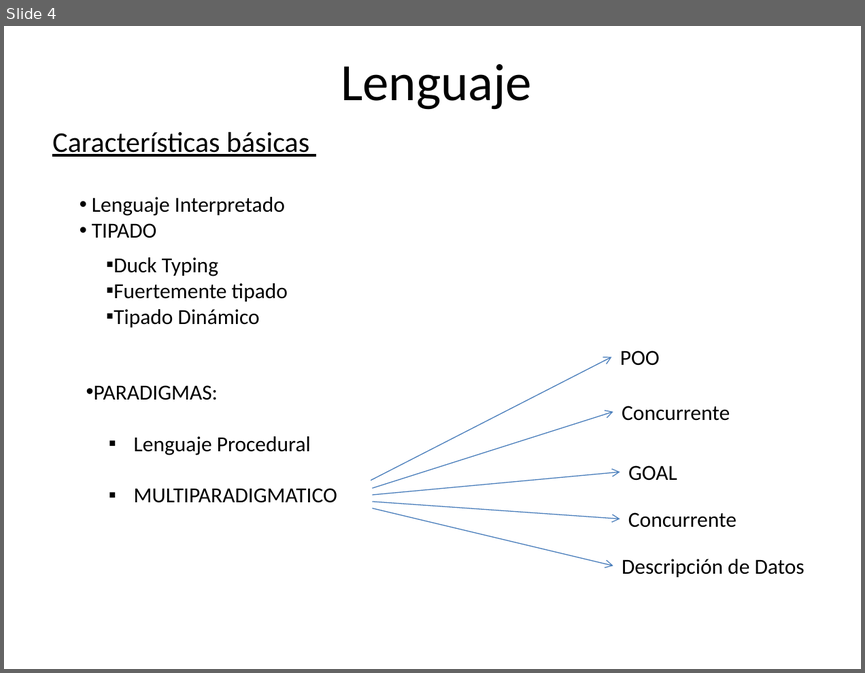
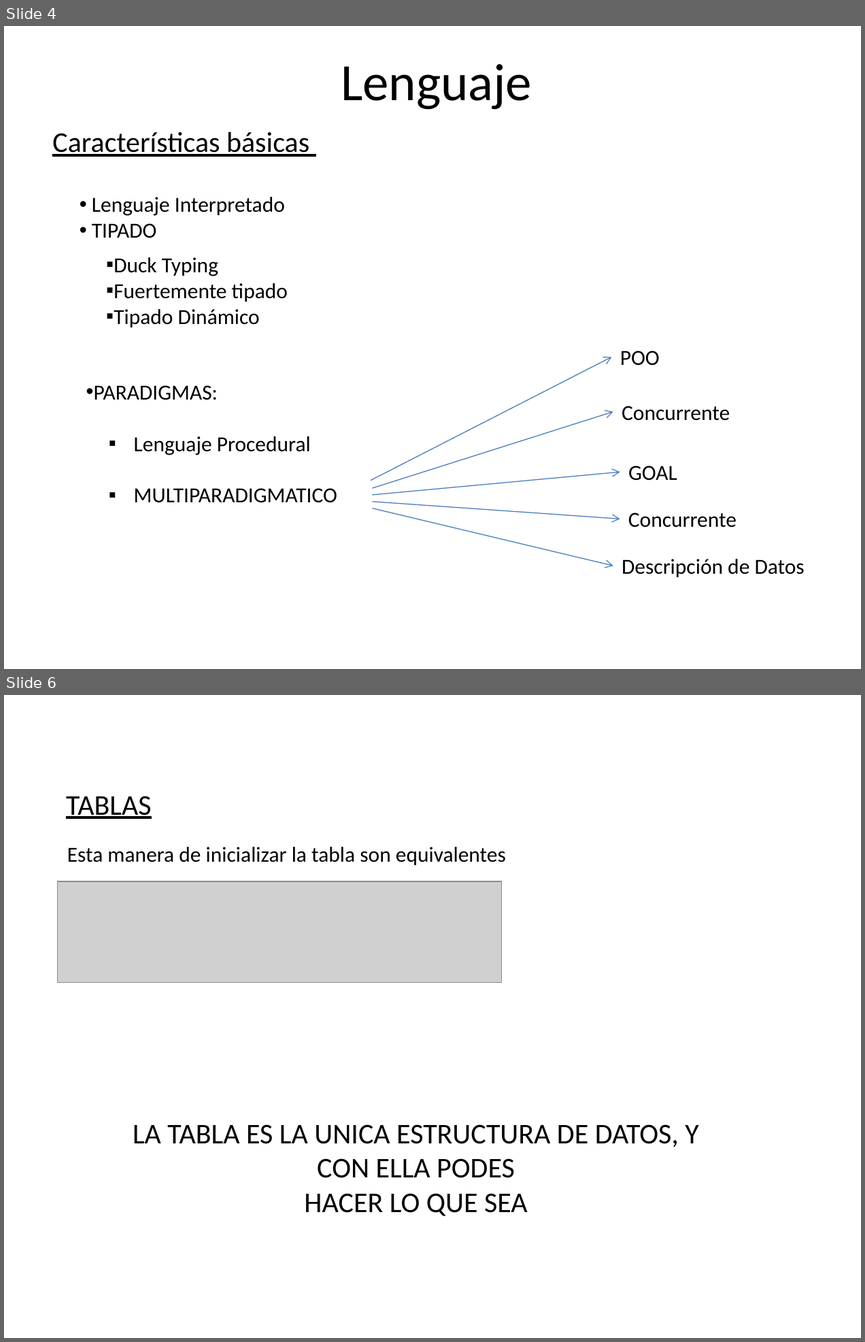
Before and after one commit to Santiago39353535/TDL, a slide deck: LUA.pptx. Shown one above the other, each under a label of ours: slide 4 before the commit, slides 4 and 6 after it; the slides between them are not shown. The pictures are 865x673 and 865x1342 pixels, drawn with LibreOffice and Linux fonts; fonts in the diff are those of the drawing; grey boxes stand for pictures; background and template pictures are left out. Boxes give left, top, right and bottom in pixels: in the first picture for what was removed or moved away, otherwise in the second. Text is boxed around its words. In the diff, an @@ line names an element or a change of style, - is before the commit and + after.

```diff
--- a/LUA.pptx
+++ b/LUA.pptx
@@ slide 6 added at [4,695,861,1338], background picture (left out) @@
@@ text added at [66,796,152,819], 24 pt, text #000000, underline @@
+TABLAS
@@ text added at [67,847,506,865], 18 pt, text #000000 @@
+Esta manera de inicializar la tabla son equivalentes
@@ picture added at [57,882,501,983] @@
@@ text added at [133,1124,698,1216], 24 pt, text #000000 @@
+LA TABLA ES LA UNICA ESTRUCTURA DE DATOS, Y CON ELLA PODES
+HACER LO QUE SEA
```
Also in this commit, not shown: 4 slides changed, 2 other slides added, 1 slide removed, 1 other file.
